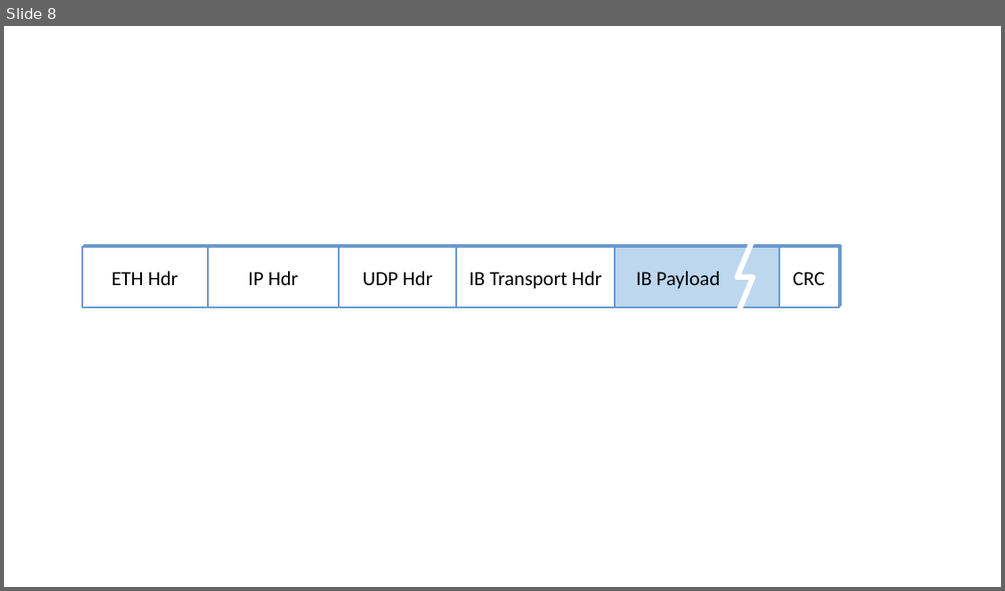
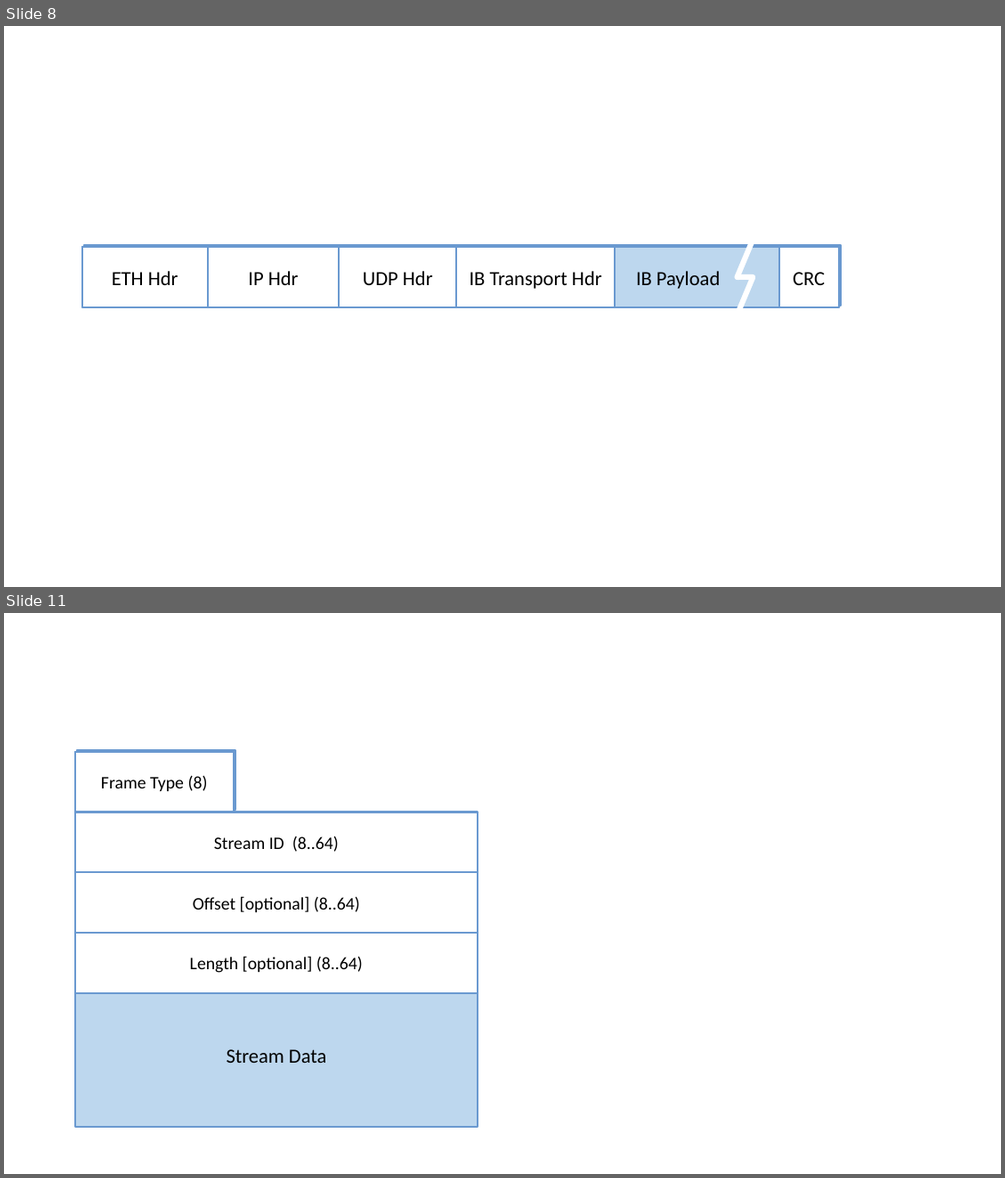
Before and after one commit to SystemsApproach/7E, a slide deck: message/figures/message.odp. Shown one above the other, each under a label of ours: slide 8 before the commit, slides 8 and 11 after it; the slides between them are not shown. The pictures are 1005x591 and 1005x1178 pixels, drawn with LibreOffice and Linux fonts; fonts in the diff are those of the drawing. Boxes give left, top, right and bottom in pixels: in the first picture for what was removed or moved away, otherwise in the second. Text is boxed around its words. In the diff, an @@ line names an element or a change of style, - is before the commit and + after.

```diff
--- a/message/figures/message.odp
+++ b/message/figures/message.odp
@@ slide 11 added at <box>4,613,1001,1174</box>, background #FFFFFF @@
@@ rectangle added at <box>75,751,234,812</box>, fill #FFFFFF, outline #6A99D0 1.45 pt @@
@@ rectangle added at <box>75,751,234,812</box>, fill #FFFFFF, outline #6A99D0 1.45 pt, 14 pt, text #000000 @@
+Frame Type (8)
@@ rectangle added at <box>75,812,478,873</box>, fill #FFFFFF, outline #6A99D0 1.45 pt, 14 pt, text #000000 @@
+Stream ID (8..64)
@@ line added from (753, 827) to (737, 865), #FFFFFF 4.31 pt @@
@@ rectangle added at <box>75,873,478,933</box>, fill #FFFFFF, outline #6A99D0 1.45 pt, 14 pt, text #000000 @@
+Offset [optional] (8..64)
@@ line added from (753, 865) to (737, 901), #FFFFFF 4.31 pt @@
@@ line added from (753, 865) to (737, 865), #FFFFFF 4.31 pt @@
@@ rectangle added at <box>75,933,478,993</box>, fill #FFFFFF, outline #6A99D0 1.45 pt, 14 pt, text #000000 @@
+Length [optional] (8..64)
@@ rectangle added at <box>75,983,478,1127</box>, fill #BDD7EE, outline #6A99D0 1.45 pt, 16 pt, text #000000 @@
+Stream Data
```
Also in this commit, not shown: 2 other slides added, 5 other files.
